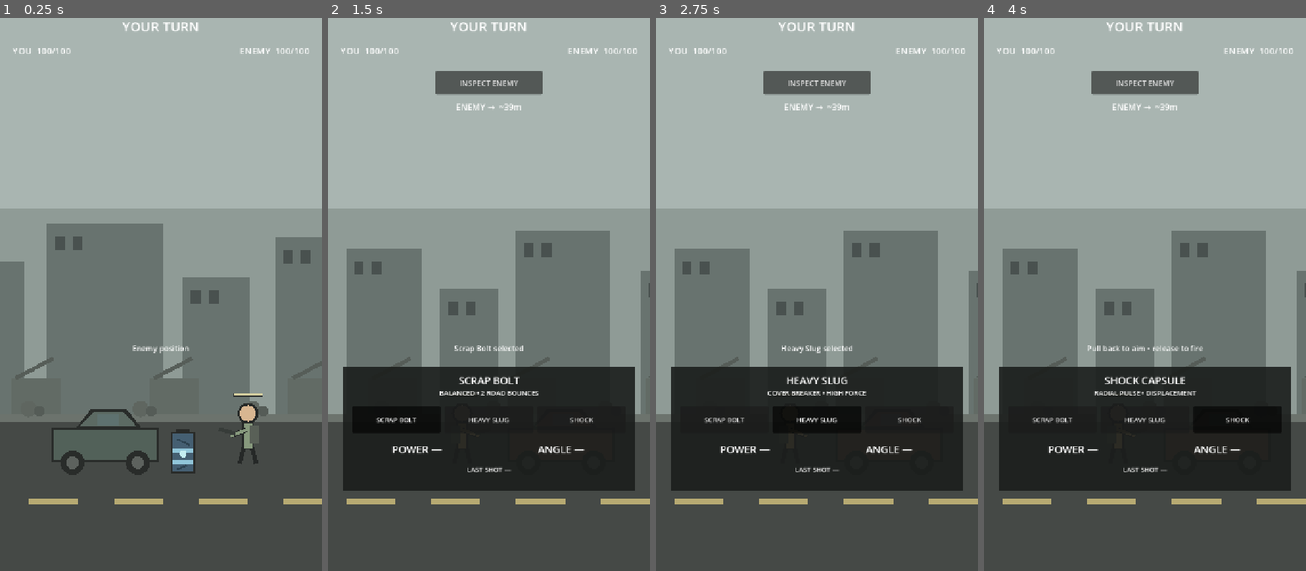
Above: before the commit, frames 1-4 (left to right).
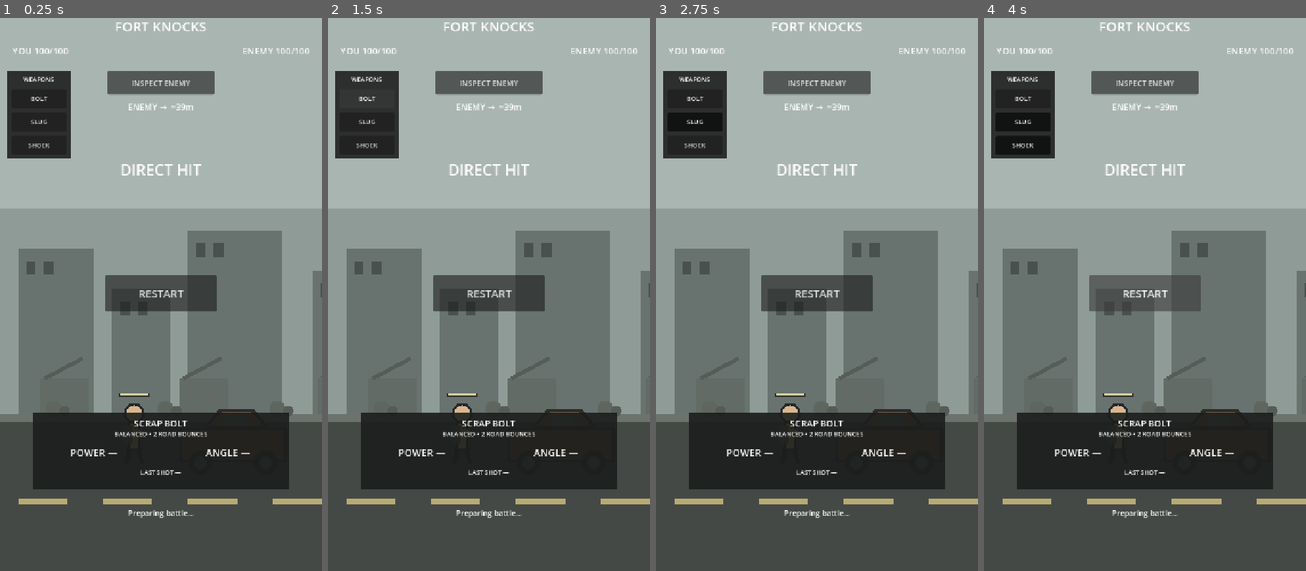
Above: after the commit, the same moments.

Repository: phantompixel-developer/FortKnocks
Game: Godot game, scene res://game/battle/battle.tscn
Same seed, same stepped clock (60 frames per second), same inputs: the game is played once before the commit and once after it.
Inputs (mouse positions are in pixels of both pictures, inside the frame that each line leads up to):
- Up to frame 1 (0.25 s): no input
- Up to frame 2 (1.5 s): click (366, 100) at 0.5 s, where only the run after the commit has a clickable "BOLT"; click "SCRAP BOLT" (after the commit: "BOLT") at 1.25 s
- Up to frame 3 (2.75 s): click "HEAVY SLUG" (after the commit: "SLUG") at 2 s
- Up to frame 4 (4 s): click "SHOCK" at 2.75 s; click (1145, 294) at 3.5 s, where only the run after the commit has a clickable "RESTART"

The runs differ from the first frame. In frame 1, 33% of the frame differs, in the area x 0-100%, y 0-91%; in frame 2, 16%; in frame 3, 16%; in frame 4, 16%.
Error after the commit: Invalid access to property or key 'pressed' on a base object of type 'null instance'. (res://game/battle/battle_controller.gd:85)

Commit message:
feat: move weapon selection to side tray

Diff:
--- a/game/battle/battle.tscn
+++ b/game/battle/battle.tscn
@@ -184,105 +184,180 @@
 horizontal_alignment = 1
 mouse_filter = 2
 
+[node name="WeaponTray" type="ColorRect" parent="HUD/Root"]
+layout_mode = 0
+offset_left = 16.0
+offset_top = 164.0
+offset_right = 158.0
+offset_bottom = 358.0
+mouse_filter = 2
+color = Color(0.105, 0.115, 0.108, 0.88)
+
+[node name="Title" type="Label" parent="HUD/Root/WeaponTray"]
+layout_mode = 0
+offset_left = 10.0
+offset_top = 8.0
+offset_right = 132.0
+offset_bottom = 32.0
+theme_override_font_sizes/font_size = 14
+text = "WEAPONS"
+horizontal_alignment = 1
+mouse_filter = 2
+
+[node name="ScrapBolt" type="Button" parent="HUD/Root/WeaponTray"]
+layout_mode = 0
+offset_left = 10.0
+offset_top = 40.0
+offset_right = 132.0
+offset_bottom = 82.0
+toggle_mode = true
+theme_override_font_sizes/font_size = 14
+text = "BOLT"
+
+[node name="HeavySlug" type="Button" parent="HUD/Root/WeaponTray"]
+layout_mode = 0
+offset_left = 10.0
+offset_top = 92.0
+offset_right = 132.0
+offset_bottom = 134.0
+toggle_mode = true
+theme_override_font_sizes/font_size = 14
+text = "SLUG"
+
+[node name="ShockCapsule" type="Button" parent="HUD/Root/WeaponTray"]
+layout_mode = 0
+offset_left = 10.0
+offset_top = 144.0
+offset_right = 132.0
+offset_bottom = 186.0
+toggle_mode = true
+theme_override_font_sizes/font_size = 14
+text = "SHOCK"
+
 [node name="ControlDeck" type="ColorRect" parent="HUD/Root"]
 layout_mode = 0
-offset_left = 32.0
-offset_top = 824.0
-offset_right = 688.0
-offset_bottom = 1102.0
+offset_left = 74.0
+offset_top = 926.0
+offset_right = 646.0
+offset_bottom = 1098.0
 mouse_filter = 2
 color = Color(0.105, 0.115, 0.108, 0.9)
 
 [node name="WeaponNameLabel" type="Label" parent="HUD/Root/ControlDeck"]
 layout_mode = 0
+offset_left = 18.0
+offset_top = 10.0
+offset_right = 554.0
+offset_bottom = 36.0
+theme_override_font_sizes/font_size = 20
+text = "SCRAP BOLT"
+horizontal_alignment = 1
+mouse_filter = 2
+
+[node name="WeaponRoleLabel" type="Label" parent="HUD/Root/ControlDeck"]
+layout_mode = 0
+offset_left = 18.0
+offset_top = 38.0
+offset_right = 554.0
+offset_bottom = 60.0
+theme_override_font_sizes/font_size = 14
+text = "BALANCED • 2 ROAD BOUNCES"
+horizontal_alignment = 1
+mouse_filter = 2
+
+[node name="PowerLabel" type="Label" parent="HUD/Root/ControlDeck"]
+layout_mode = 0
+offset_left = 26.0
+offset_top = 74.0
+offset_right = 246.0
+offset_bottom = 110.0
+theme_override_font_sizes/font_size = 22
+text = "POWER —"
+horizontal_alignment = 1
+mouse_filter = 2
+
+[node name="AngleLabel" type="Label" parent="HUD/Root/ControlDeck"]
+layout_mode = 0
+offset_left = 326.0
+offset_top = 74.0
+offset_right = 546.0
+offset_bottom = 110.0
+theme_override_font_sizes/font_size = 22
+text = "ANGLE —"
+horizontal_alignment = 1
+mouse_filter = 2
+
+[node name="LastShotLabel" type="Label" parent="HUD/Root/ControlDeck"]
+layout_mode = 0
 offset_left = 20.0
-offset_top = 14.0
-offset_right = 636.0
-offset_bottom = 46.0
-theme_override_font_sizes/font_size = 23
-text = "SCRAP BOLT"
-horizontal_alignment = 1
-mouse_filter = 2
-
-[node name="WeaponRoleLabel" type="Label" parent="HUD/Root/ControlDeck"]
+offset_top = 124.0
+offset_right = 552.0
+offset_bottom = 152.0
+theme_override_font_sizes/font_size = 14
+text = "LAST SHOT —"
+horizontal_alignment = 1
+mouse_filter = 2
+
+[node name="TargetCard" type="ColorRect" parent="HUD/Root"]
+visible = false
+layout_mode = 0
+offset_left = 118.0
+offset_top = 914.0
+offset_right = 602.0
+offset_bottom = 1098.0
+mouse_filter = 2
+color = Color(0.105, 0.115, 0.108, 0.92)
+
+[node name="Title" type="Label" parent="HUD/Root/TargetCard"]
 layout_mode = 0
 offset_left = 20.0
-offset_top = 47.0
-offset_right = 636.0
-offset_bottom = 74.0
-theme_override_font_sizes/font_size = 15
-text = "BALANCED • 2 ROAD BOUNCES"
-horizontal_alignment = 1
-mouse_filter = 2
-
-[node name="WeaponBar" type="HBoxContainer" parent="HUD/Root/ControlDeck"]
-layout_mode = 0
-offset_left = 22.0
-offset_top = 88.0
-offset_right = 634.0
-offset_bottom = 148.0
-theme_override_constants/separation = 9
-
-[node name="ScrapBolt" type="Button" parent="HUD/Root/ControlDeck/WeaponBar"]
-custom_minimum_size = Vector2(198, 56)
-layout_mode = 2
-toggle_mode = true
-theme_override_font_sizes/font_size = 15
-text = "SCRAP BOLT"
-
-[node name="HeavySlug" type="Button" parent="HUD/Root/ControlDeck/WeaponBar"]
-custom_minimum_size = Vector2(198, 56)
-layout_mode = 2
-toggle_mode = true
-theme_override_font_sizes/font_size = 15
-text = "HEAVY SLUG"
-
-[node name="ShockCapsule" type="Button" parent="HUD/Root/ControlDeck/WeaponBar"]
-custom_minimum_size = Vector2(198, 56)
-layout_mode = 2
-toggle_mode = true
-theme_override_font_sizes/font_size = 15
-text = "SHOCK"
-
-[node name="PowerLabel" type="Label" parent="HUD/Root/ControlDeck"]
-layout_mode = 0
-offset_left = 32.0
-offset_top = 168.0
-offset_right = 302.0
-offset_bottom = 208.0
-theme_override_font_sizes/font_size = 23
-text = "POWER —"
-horizontal_alignment = 1
-mouse_filter = 2
-
-[node name="AngleLabel" type="Label" parent="HUD/Root/ControlDeck"]
-layout_mode = 0
-offset_left = 354.0
-offset_top = 168.0
-offset_right = 624.0
-offset_bottom = 208.0
-theme_override_font_sizes/font_size = 23
-text = "ANGLE —"
-horizontal_alignment = 1
-mouse_filter = 2
-
-[node name="LastShotLabel" type="Label" parent="HUD/Root/ControlDeck"]
-layout_mode = 0
-offset_left = 28.0
-offset_top = 218.0
-offset_right = 628.0
-offset_bottom = 248.0
-theme_override_font_sizes/font_size = 15
-text = "LAST SHOT —"
+offset_top = 12.0
+offset_right = 464.0
+offset_bottom = 40.0
+theme_override_font_sizes/font_size = 20
+text = "TARGET STATUS"
+horizontal_alignment = 1
+mouse_filter = 2
+
+[node name="EnemyInfoLabel" type="Label" parent="HUD/Root/TargetCard"]
+layout_mode = 0
+offset_left = 24.0
+offset_top = 52.0
+offset_right = 460.0
+offset_bottom = 82.0
+theme_override_font_sizes/font_size = 17
+text = "ENEMY 100/100"
+horizontal_alignment = 1
+mouse_filter = 2
+
+[node name="CoverInfoLabel" type="Label" parent="HUD/Root/TargetCard"]
+layout_mode = 0
+offset_left = 24.0
+offset_top = 91.0
+offset_right = 460.0
+offset_bottom = 121.0
+theme_override_font_sizes/font_size = 16
+text = "COVER: INTACT"
+horizontal_alignment = 1
+mouse_filter = 2
+
+[node name="HazardInfoLabel" type="Label" parent="HUD/Root/TargetCard"]
+layout_mode = 0
+offset_left = 24.0
+offset_top = 130.0
+offset_right = 460.0
+offset_bottom = 160.0
+theme_override_font_sizes/font_size = 16
+text = "POWER CELL: ACTIVE"
 horizontal_alignment = 1
 mouse_filter = 2
 
 [node name="HintLabel" type="Label" parent="HUD/Root"]
 layout_mode = 0
 offset_left = 70.0
-offset_top = 754.0
+offset_top = 1120.0
 offset_right = 650.0
-offset_bottom = 810.0
+offset_bottom = 1180.0
 theme_override_font_sizes/font_size = 17
 text = "Preparing battle..."
 horizontal_alignment = 1
